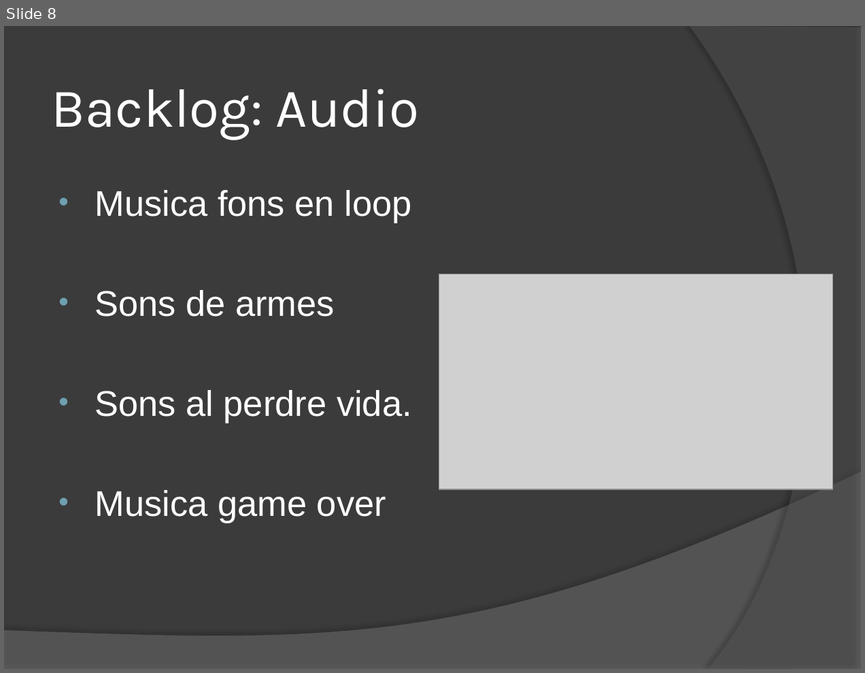
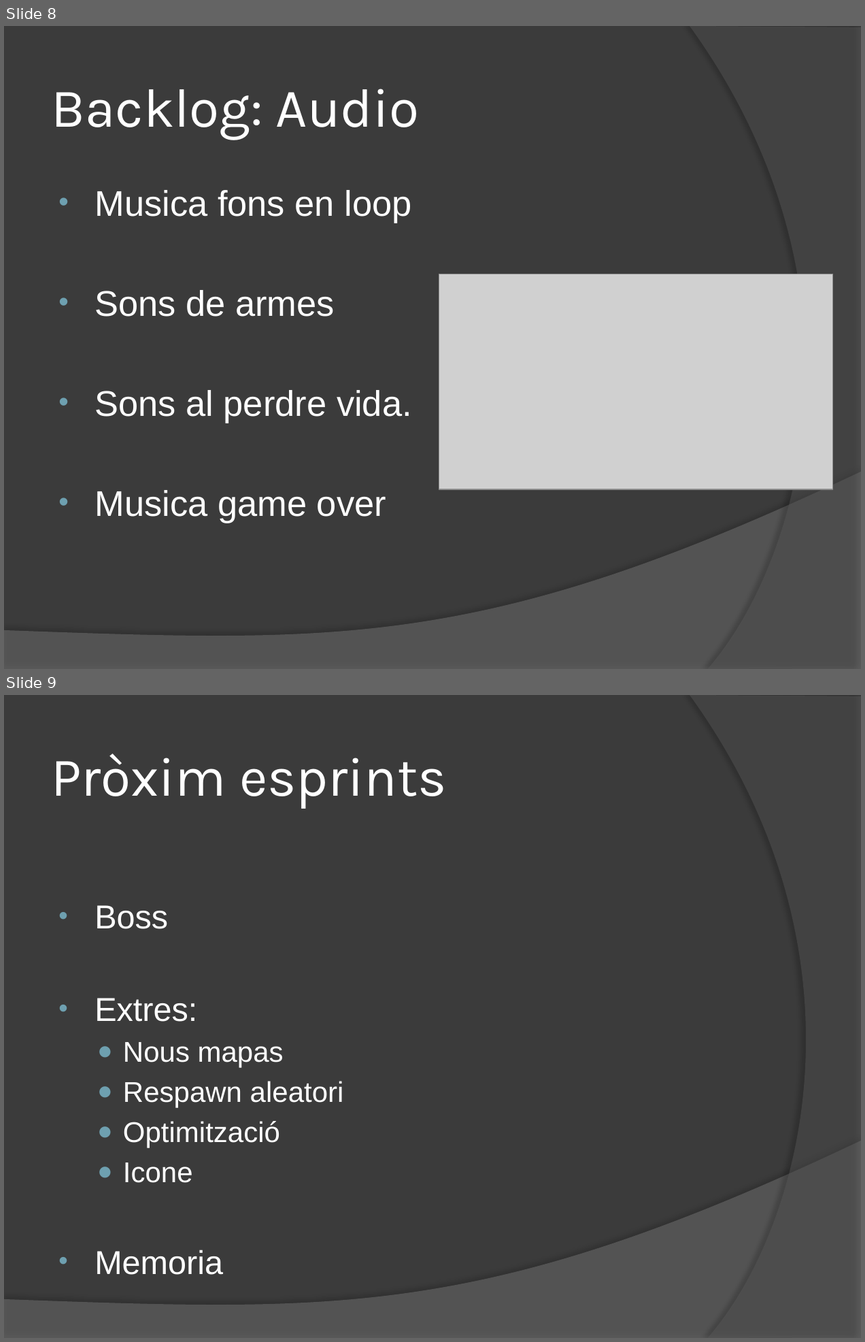
Before and after one commit to OriolGarciaFores/Projecte_Storm_Bullets, a slide deck: M013_UF1_Prototip_2_Oriol_Garcia/Prototip 2.pptx. Shown one above the other, each under a label of ours: slide 8 before the commit, slides 8 and 9 after it. The pictures are 865x673 and 865x1342 pixels, drawn with LibreOffice and Linux fonts; fonts in the diff are those of the drawing; grey boxes stand for pictures. Boxes give left, top, right and bottom in pixels: in the first picture for what was removed or moved away, otherwise in the second. Text is boxed around its words. In the diff, an @@ line names an element or a change of style, - is before the commit and + after.

```diff
--- a/M013_UF1_Prototip_2_Oriol_Garcia/Prototip 2.pptx
+++ b/M013_UF1_Prototip_2_Oriol_Garcia/Prototip 2.pptx
@@ slide 9 added at (4,695,861,1338), background #3B3B3B; not listed: 2 template elements that a slide beside it also shows @@
@@ title added at (51,753,447,809), 46 pt, text #FFFFFF @@
+Pròxim esprints
@@ text added at (94,905,344,1274), 24.1 pt, text #FFFFFF @@
+• Boss
+• Extres:
+  ● Nous mapas
+  ● Respawn aleatori
+  ● Optimització
+  ● Icone
+• Memoria
```
Also in this commit, not shown: 2 slides changed, 2 other slides added, 2 slides removed, 1 other file.
